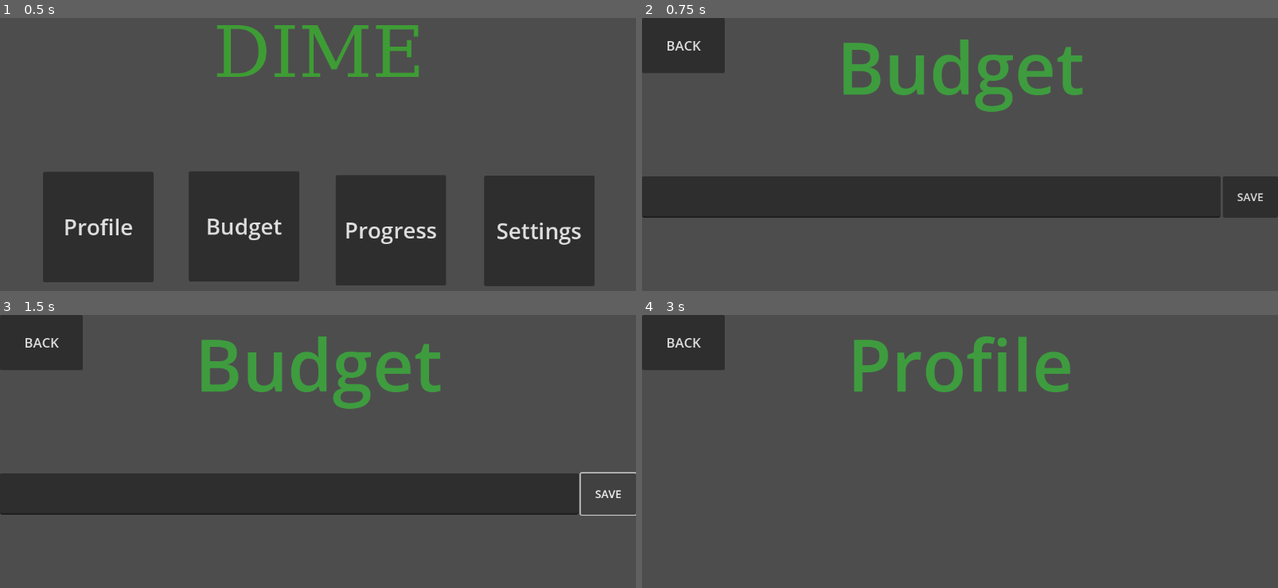
Above: before the commit, frames 1-4 (two rows, left to right).
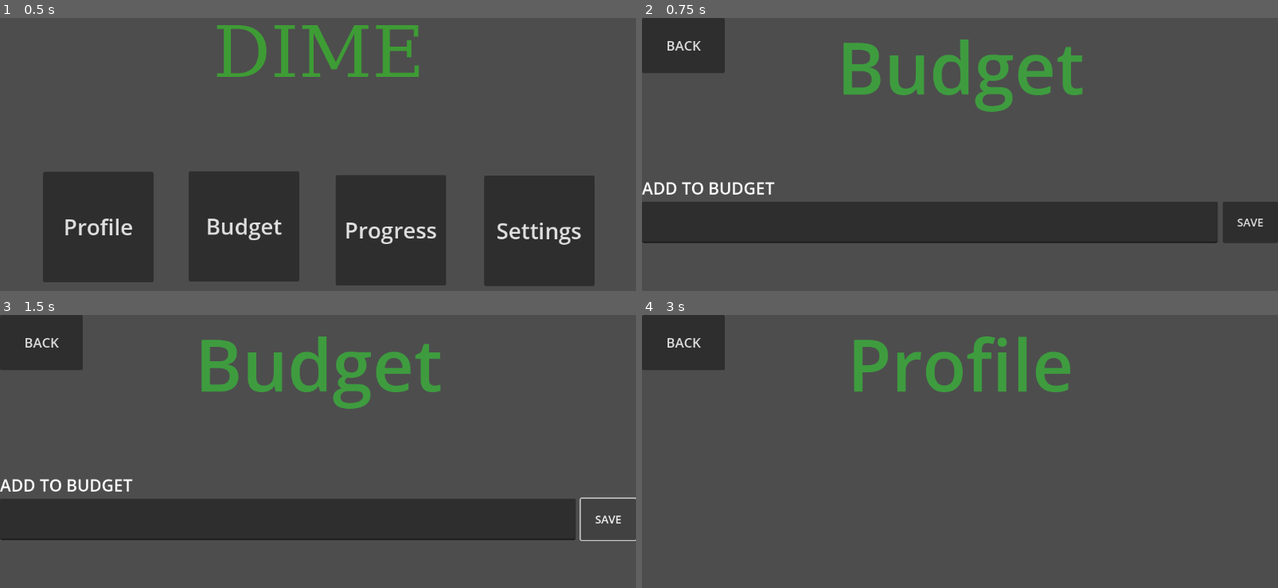
Above: after the commit, the same moments.

Repository: joelmathew27/project_dime
Game: Godot game, scene res://main.tscn
Same seed, same stepped clock (60 frames per second), same inputs: the game is played once before the commit and once after it.
Inputs:
- Up to frame 1 (0.5 s): no input
- Up to frame 2 (0.75 s): click "Budget" at 0.5 s
- Up to frame 3 (1.5 s): click "SAVE" at 1.25 s
- Up to frame 4 (3 s): click "BACK" at 2 s; click "Profile" at 2.75 s

Frame 1 is identical in both runs. In frame 2, 19% of the frame differs, in the area x 0-100%, y 58-83%; in frame 3, 17%; in frame 4, nothing differs.
Error before the commit: Invalid assignment of property or key 'text' with value of type 'String' on a base object of type 'null instance'. (res://budget.gd:21)

Commit message:
finished save function for budget and begin budget

Diff:
--- a/tamuhack_gd_app/budget.gd
+++ b/tamuhack_gd_app/budget.gd
@@ -1,26 +1,30 @@
 extends Control
 
 var savepath = "res://input_text.save"
+# Define the variable to store the text
+var input_text = ""
+var saved_text = ""
+
+func _ready() -> void:
+	update_label()
 
 func _on_back_button_pressed() -> void:
 	get_tree().change_scene_to_file("res://main.tscn")
 
-# Define the variable to store the text
-var input_text = ""
-var saved_text = ""
-
 # This function will be called whenever the text in the LineEdit changes
 func _on_line_edit_text_changed(new_text):
 	input_text = new_text
-	print("The text is now: ", input_text)
 
 func _on_save_button_pressed() -> void:
 	save()
 	load_save()
-	var label = $VBoxContainer/SavedTextSavedText;
+	var label = $VBoxContainer/SavedText;
 	label.text = saved_text
 
-
+func update_label():
+	load_save()
+	var label = $VBoxContainer/SavedText;
+	label.text = saved_text
 
 func save():
 	var file = FileAccess.open(savepath, FileAccess.WRITE)
--- a/tamuhack_gd_app/budget.tscn
+++ b/tamuhack_gd_app/budget.tscn
@@ -14,14 +14,11 @@
 [node name="Title" type="Label" parent="."]
 layout_mode = 1
 anchors_preset = -1
-anchor_left = 0.478
-anchor_top = 1.0
-anchor_right = 0.478
-anchor_bottom = 1.0
-offset_left = 0.343994
-offset_top = -648.0
-offset_right = 51.344
-offset_bottom = -625.0
+anchor_left = 0.5
+anchor_right = 0.5
+offset_left = -25.0
+offset_right = 26.0
+offset_bottom = 23.0
 grow_horizontal = 2
 theme_override_colors/font_color = Color(0.243137, 0.611765, 0.247059, 1)
 theme_override_font_sizes/font_size = 130
@@ -39,14 +36,25 @@
 
 [node name="VBoxContainer" type="VBoxContainer" parent="."]
 layout_mode = 2
-offset_top = 286.5
-offset_right = 1152.0
-offset_bottom = 361.5
+anchor_left = 0.5
+anchor_right = 0.5
+offset_left = -576.0
+offset_top = 287.0
+offset_right = 576.0
+offset_bottom = 421.0
 size_flags_horizontal = 3
+alignment = 1
+
+[node name="Label" type="Label" parent="VBoxContainer"]
+layout_mode = 2
+theme_override_font_sizes/font_size = 30
+text = "ADD TO BUDGET"
 
 [node name="HBoxContainer" type="HBoxContainer" parent="VBoxContainer"]
 custom_minimum_size = Vector2(0, 75)
 layout_mode = 2
+theme_override_constants/separation = 9
+alignment = 1
 
 [node name="LineEdit" type="LineEdit" parent="VBoxContainer/HBoxContainer"]
 layout_mode = 2
@@ -55,6 +63,7 @@
 [node name="SaveButton" type="Button" parent="VBoxContainer/HBoxContainer"]
 custom_minimum_size = Vector2(100, 0)
 layout_mode = 2
+mouse_default_cursor_shape = 2
 theme_override_font_sizes/font_size = 20
 text = "SAVE"
 
--- a/tamuhack_gd_app/icon.svg
+++ /dev/null
@@ -1 +0,0 @@
-<svg xmlns="http://www.w3.org/2000/svg" width="128" height="128"><rect width="124" height="124" x="2" y="2" fill="#363d52" stroke="#212532" stroke-width="4" rx="14"/><g fill="#fff" transform="translate(12.322 12.322)scale(.101)"><path d="M105 673v33q407 354 814 0v-33z"/><path fill="#478cbf" d="m105 673 152 14q12 1 15 14l4 67 132 10 8-61q2-11 15-15h162q13 4 15 15l8 61 132-10 4-67q3-13 15-14l152-14V427q30-39 56-81-35-59-83-108-43 20-82 47-40-37-88-64 7-51 8-102-59-28-123-42-26 43-46 89-49-7-98 0-20-46-46-89-64 14-123 42 1 51 8 102-48 27-88 64-39-27-82-47-48 49-83 108 26 42 56 81zm0 33v39c0 276 813 276 814 0v-39l-134 12-5 69q-2 10-14 13l-162 11q-12 0-16-11l-10-65H446l-10 65q-4 11-16 11l-162-11q-12-3-14-13l-5-69z"/><path d="M483 600c0 34 58 34 58 0v-86c0-34-58-34-58 0z"/><circle cx="725" cy="526" r="90"/><circle cx="299" cy="526" r="90"/></g><g fill="#414042" transform="translate(12.322 12.322)scale(.101)"><circle cx="307" cy="532" r="60"/><circle cx="717" cy="532" r="60"/></g></svg>
Not shown, removed: tamuhack_gd_app/icon.svg.import
Not shown, changed: tamuhack_gd_app/input_text.save
